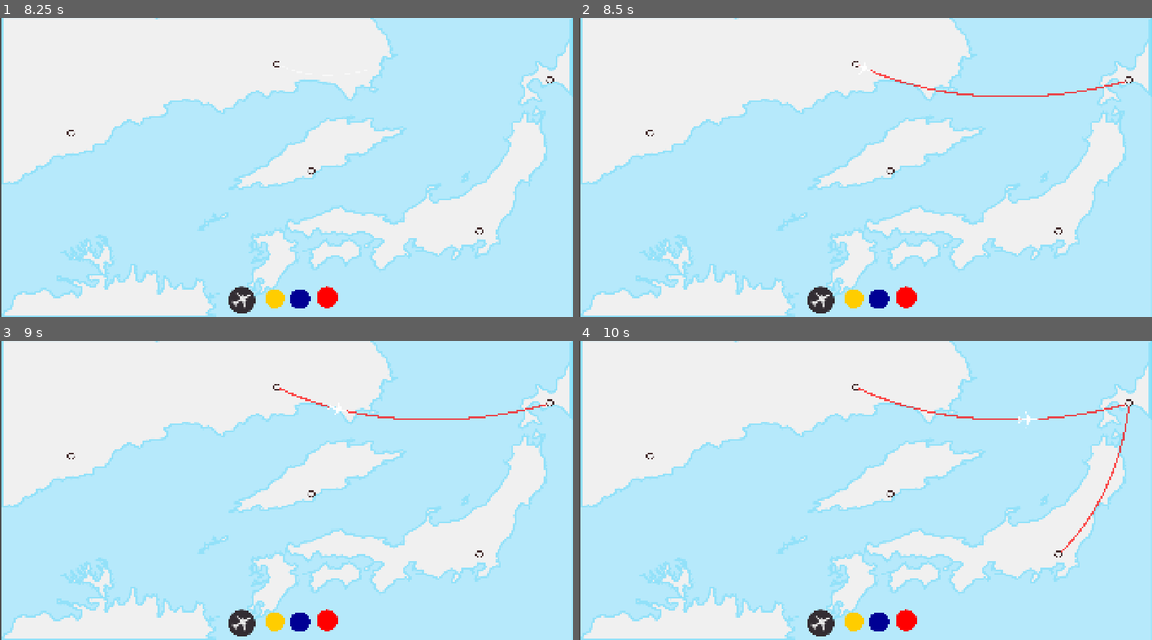
Above: before the commit, frames 1-4 (two rows, left to right).
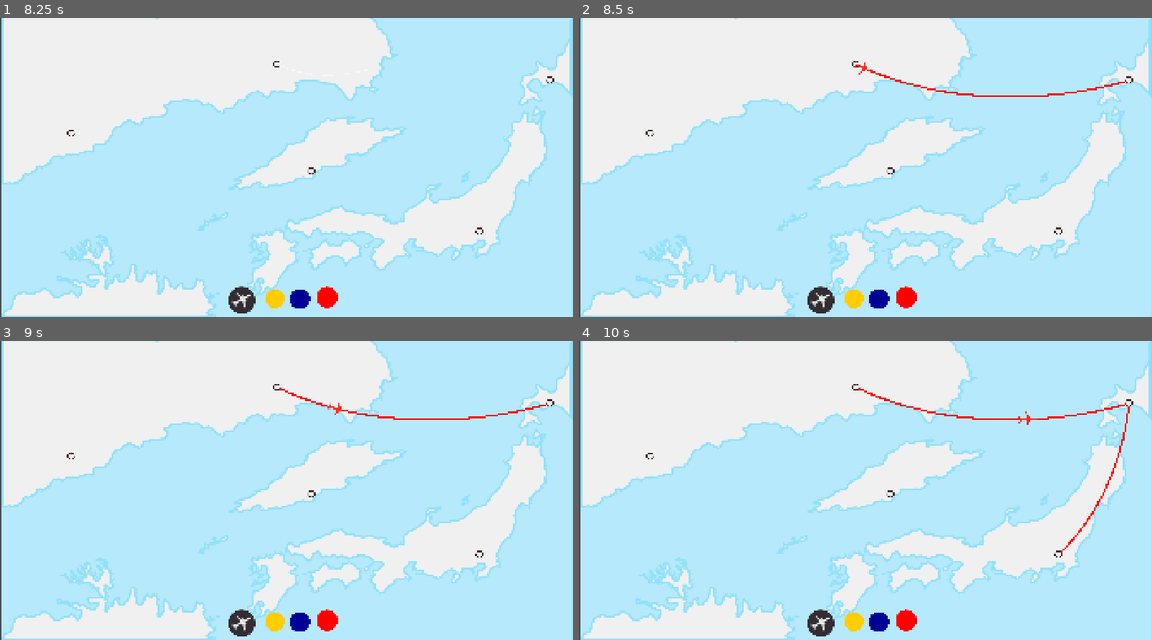
Above: after the commit, the same moments.

Repository: top-it-090304/Holding-Pattern
Game: Godot game, scene res://scene/Main.tscn
Two runs of this game, one before a commit and one after it. Both use one fixed random seed, a clock stepped at 60 frames per second and the inputs below.
Inputs (mouse positions are in pixels of both pictures, inside the frame that each line leads up to):
- Up to frame 1 (8.25 s): click (275, 299) at 0.5 s; click (297, 299) at 1.25 s; click (326, 296) at 2 s; click (275, 299) at 2.75 s; click (297, 299) at 3.5 s; click (326, 296) at 4.25 s; click (275, 299) at 5 s; click (297, 299) at 5.75 s; click (326, 296) at 6.5 s; tap Enter at 7.25 s; drag from (240, 299) to (275, 65) at 7.27 s; tap Space at 8 s; drag from (275, 65) to (550, 80) at 8.02 s
- Up to frame 2 (8.5 s): no input
- Up to frame 3 (9 s): tap Enter at 8.75 s; click (550, 403) at 8.92 s
- Up to frame 4 (10 s): tap Space at 9.5 s; drag from (1060, 553) to (1129, 403) at 9.52 s

Frame 1 is identical in both runs. In frame 2, 0.3% of the frame differs, in the area x 47-96%, y 14-27%; in frame 3, 0.3%; in frame 4, 0.5%, in the area x 48-97%, y 15-71%.

Commit message:
Planes have line colors

Diff:
--- a/scene/Plane.tscn
+++ b/scene/Plane.tscn
@@ -4,6 +4,6 @@
 [ext_resource type="Script" uid="uid://xpvr5u4nrccq" path="res://scripts/Plane.gd" id="1_y8oyu"]
 
 [node name="Plane" type="Sprite2D" unique_id=2066481645]
-scale = Vector2(0.46666664, 0.4666667)
+scale = Vector2(0.4583333, 0.45833334)
 texture = ExtResource("1_jl0la")
 script = ExtResource("1_y8oyu")
--- a/scripts/GameData.gd
+++ b/scripts/GameData.gd
@@ -4,11 +4,11 @@
 
 var lines_data = {
 	"current color" = "yellow",
-	"current hex color" = Color(1, 1, 0, 0.7),
+	"current hex color" = Color(1.0, 0.812, 0.039, 1.0),
 	"active colors" = ["yellow", "blue", "red"],
 
 	"in_yellow" = false,
-	"yellow_routes" = [],  # теперь храним словари с данными о маршрутах
+	"yellow_routes" = [],
 	"yellow_airports" = [],
 	"yellow_planes" = [],
 
@@ -22,3 +22,9 @@
 	"red_airports" = [],
 	"red_planes" = [],
 }
+
+var color_values = {
+	"yellow": Color(1.0, 0.812, 0.039, 1.0),
+	"blue": Color(0.0, 0.323, 0.983, 1.0),
+	"red": Color(1.0, 0.161, 0.118, 1.0)
+}
--- a/scripts/Main.gd
+++ b/scripts/Main.gd
@@ -79,15 +79,15 @@
 ## кнопки
 func _on_yb_toggled(_t):
 	lines_data["current color"] = "yellow"
-	lines_data["current hex color"] = Color(1, 1, 0, 0.7)
+	lines_data["current hex color"] = Color(1.0, 0.812, 0.039, 1.0)
 
 func _on_bb_toggled(_t):
 	lines_data["current color"] = "blue"
-	lines_data["current hex color"] = Color(0, 0, 1, 0.7)
+	lines_data["current hex color"] = Color(0.0, 0.323, 0.983, 1.0)
 
 func _on_rb_toggled(_t):
 	lines_data["current color"] = "red"
-	lines_data["current hex color"] = Color(1, 0, 0, 0.7)
+	lines_data["current hex color"] = Color(1.0, 0.0, 0.0, 1.0)
 
 func _on_spawn_timer_timeout():
 	spawn_airport()
--- a/scripts/Plane.gd
+++ b/scripts/Plane.gd
@@ -9,7 +9,8 @@
 func setup_with_route(route_data: Dictionary, start_t: float = 0.0):
 	current_route = route_data
 	t = start_t
-	color = route_data["color"]
+	if route_data.has("route_color"):
+		modulate = route_data["route_color"]
 
 	var dist = t * current_route["curve"].get_baked_length()
 	position = current_route["curve"].sample_baked(dist)
--- a/scripts/Route.gd
+++ b/scripts/Route.gd
@@ -37,7 +37,8 @@
 		"curve": curve,
 		"start_airport": airport_a,
 		"end_airport": airport_b,
-		"color": color_name
+		"color": color_name,
+		"route_color": GameData.color_values[color_name]
 	}
 
 	lines_data[color_name + "_routes"].append(route_data)
